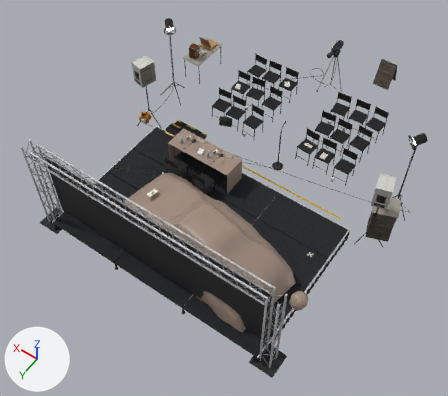
Before and after pictures for a commit that changed the glTF model models/garage/event_launch.glb.
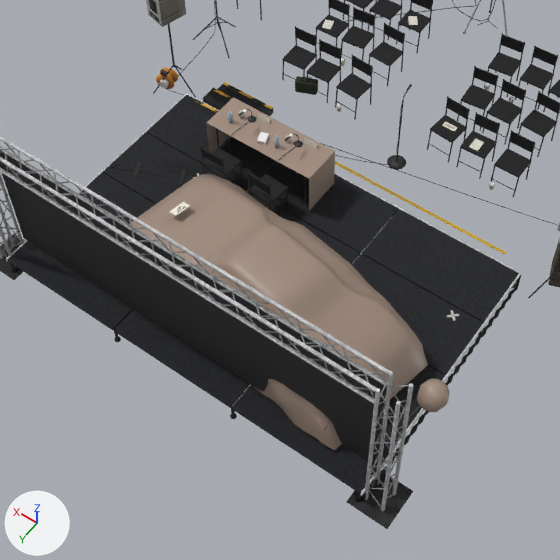
Old and new are each drawn whole from a 50 mm camera at (-5.57, 4.79, 12.61) aimed at (0.06, -3.09, 0.22) and again close up on the part from 11% to 83% of the width and 18% to 100% of the height. The lights are fixed; the arrows at lower left show +X, +Y and +Z. The last two pictures show the newer version. Where no turn or scale is listed for an object, it has been applied to the vertices.

Names of what the first close-up shows: 'Backdrop_Back', 'LAUNCH_COVER', 'Stage_Deck_00', 'Stage_Deck_02', 'Stage_Deck_03', 'Stage_Deck_10', 'Stage_Deck_13', 'Stage_Deck_20', 'Stage_Deck_22', 'Stage_Deck_23', 'Table_Cloth', 'Truss_Top_Chord0' and 119 more.
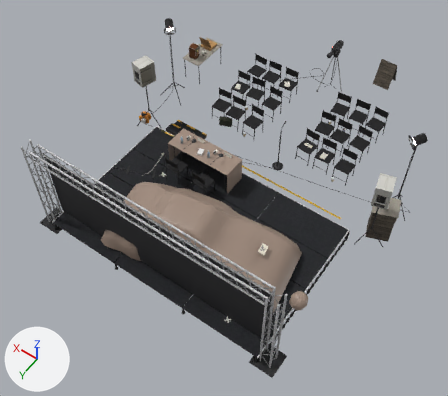
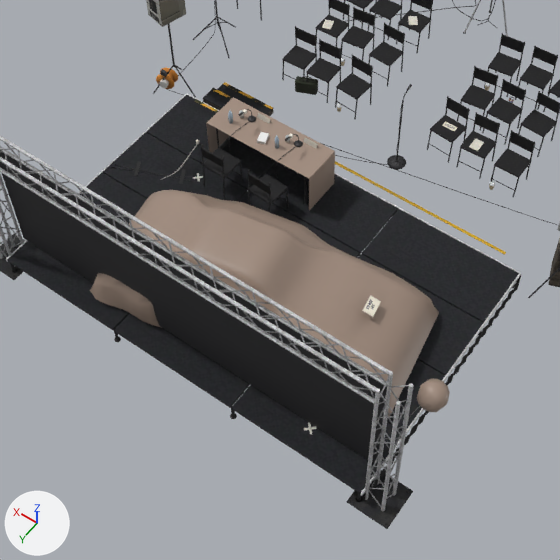
Patch to the scene script:
```diff
--- a/models/garage/event_launch.glb.py
+++ b/models/garage/event_launch.glb.py
@@ ob_launch_cover @@
 ob_launch_cover.location = (-0.4, -1.5, 0.3)
-ob_launch_cover.rotation_euler = (0.0, 0.0, 1.396)  # degrees (0, 0, 80)
+ob_launch_cover.rotation_euler = (0.0, 0.0, -1.396)  # degrees (0, 0, -80)
@@ ob_launch_cover_tassel @@
 ob_launch_cover_tassel = bpy.data.objects.new('LAUNCH_COVER_Tassel', me_launch_cover_tassel)
-ob_launch_cover_tassel.location = (-1.95, -1.4, 0.3)
+ob_launch_cover_tassel.location = (2.18, -3.27, 0.3)
```

Pixel boxes (x1, y1, x2, y2) of what changed, in the close-ups (560 x 560 px):
'LAUNCH_COVER', turned: before (129, 173, 428, 450); after (90, 190, 439, 416)
'LAUNCH_COVER_Tassel', moved (not visible before): after (196, 140, 199, 144)
